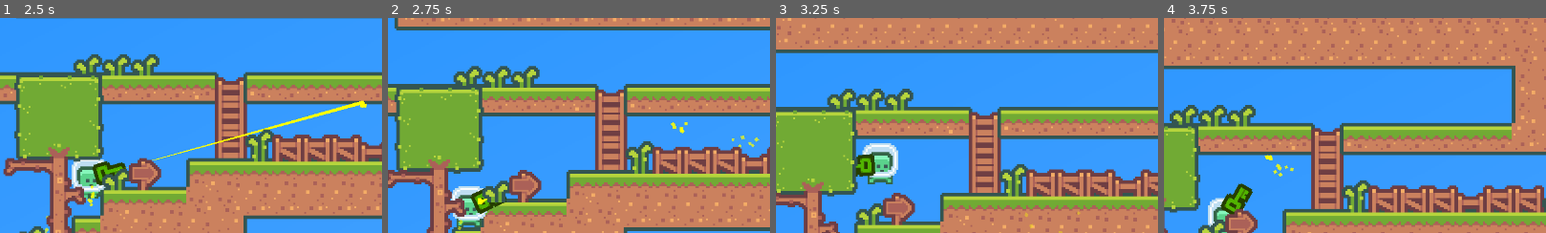
Above: before the commit, frames 1-4 (left to right).
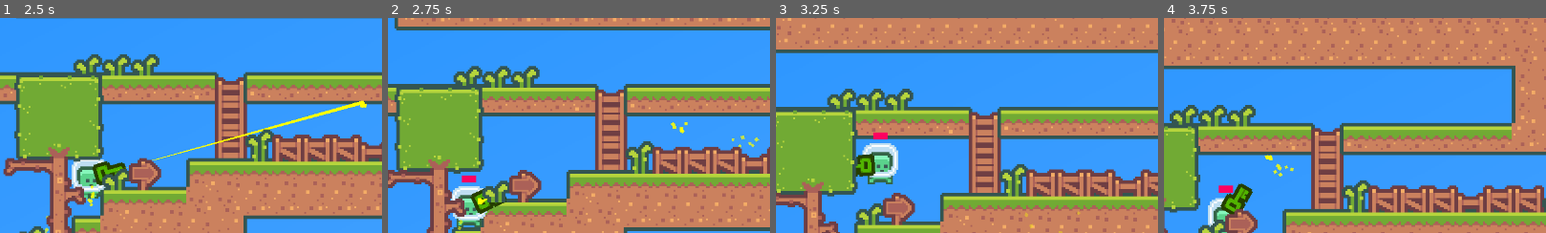
Above: after the commit, the same moments.

Repository: F1zzy31f/Glob-Game
Game: Godot game, scene res://scenes/Main.tscn
The game is run twice, just before and just after one commit, with the same random seed, the same clock (stepped at 60 frames per second) and the same inputs.
Inputs (mouse positions are % of the whole screen's width and height, from its top left):
- Up to frame 1 (2.5 s): click (8, 4) at 0.52 s; type "12" at 0.6 s; click "Host Server" at 1.25 s; move the mouse to (72, 45) at 2.02 s; press the mouse at (72, 45) at 2.03 s; hold D (move_right) from 2.03 s (still down); tap Space (jump) at 2.27 s
- Up to frame 2 (2.75 s): keep holding D (move_right)
- Up to frame 3 (3.25 s): keep holding D (move_right); move the mouse to (30, 55) at 2.77 s; release the mouse at (30, 55) at 2.78 s; click (30, 55) at 2.85 s; tap Space (jump) at 3.02 s
- Up to frame 4 (3.75 s): move the mouse to (60, 28) at 3.52 s; release D (move_right) at 3.53 s; press the mouse at (60, 28) at 3.53 s; hold A (move_left) from 3.53 s (still down)
The pictures show only the part of the screen within x 40-90%, y 19-69%; the shares and areas given below are measured in that part.

Frame 1 is identical in both runs. In frame 2, 0.1% of the frame differs, in the area x 19-24%, y 73-77%; in frame 3, 0.1%; in frame 4, 0.1%, in the area x 14-19%, y 77-82%.
Error in both runs: Out of bounds get index '3' (on base: 'PackedStringArray') (res://scripts/Network.gd:16)

Commit message:
Order scoreboard and add player dormancy

Diff:
--- a/scenes/Player.tscn
+++ b/scenes/Player.tscn
@@ -83,6 +83,9 @@
 properties/11/path = NodePath(".:deaths")
 properties/11/spawn = true
 properties/11/sync = true
+properties/12/path = NodePath(".:dormant")
+properties/12/spawn = true
+properties/12/sync = true
 
 [node name="Player" type="CharacterBody2D" groups=["Hurtable"]]
 script = ExtResource("1_3vl4j")
@@ -108,6 +111,7 @@
 
 [node name="TeamIndicator" type="Sprite2D" parent="."]
 modulate = Color(1, 0, 0, 1)
+z_index = 3
 position = Vector2(0, -16)
 scale = Vector2(1, 0.5)
 texture = SubResource("GradientTexture2D_avgkc")
--- a/scripts/Network.gd
+++ b/scripts/Network.gd
@@ -45,4 +45,8 @@
 	# Player
 	var old_player = Peers.get_node_or_null(str(peer_id))
 	if old_player:
+		old_player.dormant = true
+
+		await get_tree().create_timer(1).timeout
+
 		old_player.queue_free()
--- a/scripts/Player.gd
+++ b/scripts/Player.gd
@@ -1,4 +1,6 @@
 extends CharacterBody2D
+
+@export var dormant = false
 
 @export var speed = 128
 @export var jump_height = 48
@@ -27,6 +29,7 @@
 @onready var hurt_sound = $HurtSound
 
 var on_climbable = false
+var recent_damager = null
 
 func _enter_tree():
 	set_multiplayer_authority(str(name).to_int())
@@ -66,6 +69,10 @@
 
 	# Dying
 	if health <= 0 or global_position.y > 64:
+		var damager = Peers.get_node_or_null(str(recent_damager))
+		if damager:
+			damager.got_kill.rpc()
+
 		deaths += 1
 
 		global_position = get_node("/root/Main/Spawns").get_child(randi_range(0, get_node("/root/Main/Spawns").get_child_count() - 1)).global_position
@@ -113,6 +120,10 @@
 		change_item(old_item_index, item_index)
 		change_item.rpc(old_item_index, item_index)
 
+@rpc("any_peer")
+func got_kill():
+	kills += 1
+
 @rpc
 func change_item(old_index, new_index):
 	hand.get_child(old_index).on_unequip()
@@ -124,6 +135,8 @@
 
 	if not is_multiplayer_authority(): return
 
+	recent_damager = multiplayer.get_remote_sender_id()
+
 	health -= amount
 	ambient_healing_timer = 0
 
@@ -132,7 +145,12 @@
 		if not child.is_class("Timer"):
 			child.free()
 
+	var peers = []
 	for child in Peers.get_children():
+		if not child.is_class("MultiplayerSpawner"):
+			peers.append(child)
+	peers.sort_custom(func(a, b): return a.score > b.score)
+	for child in peers:
 		if not child.is_class("MultiplayerSpawner"):
 			var new_item = scoreboard_item.instantiate()
 			new_item.name = child.name
--- a/scripts/ScoreboardItem.gd
+++ b/scripts/ScoreboardItem.gd
@@ -4,7 +4,4 @@
 
 func _ready():
 	player = get_node("/root/Peers/" + str(name))
-
-func _process(delta):
-	if player:
-		text = str(name) + ": " + str(player.score)
+	text = str(name) + ": " + str(player.score)
